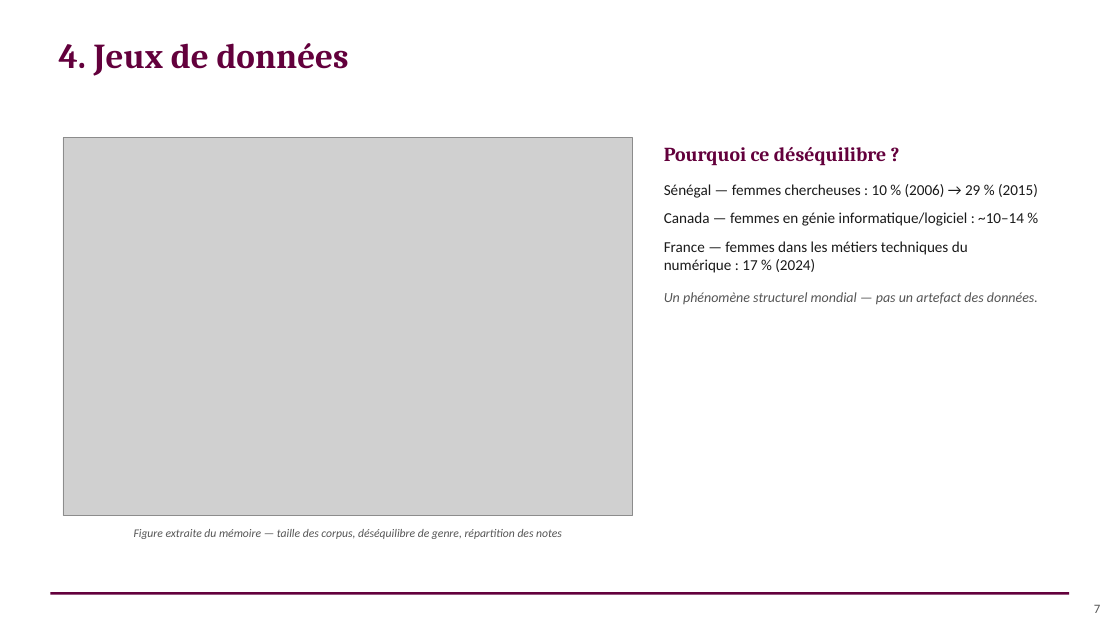
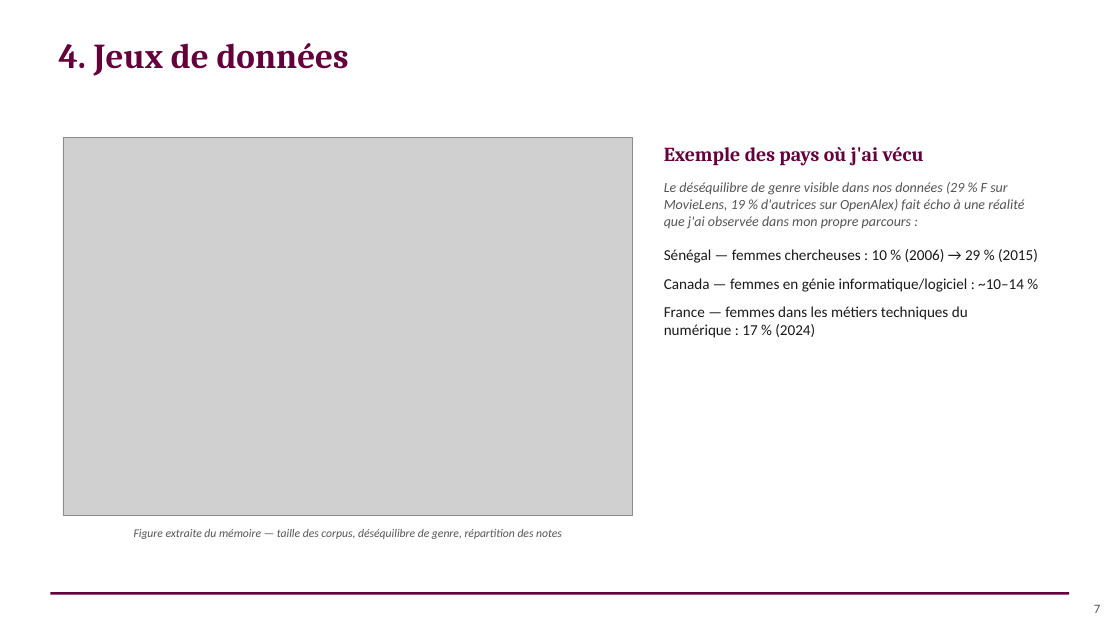
Before and after one commit to sitaacisse-boop/EDI, a slide deck: slide 7 of presentation/AURORA_Soutenance_FR.pptx. Drawn at 1120x630 pixels with LibreOffice and Linux fonts; fonts in the diff are those of the drawing; grey boxes stand for pictures. Boxes give left, top, right and bottom in pixels: in the first picture for what was removed or moved away, otherwise in the second. Text is boxed around its words. In the diff, an @@ line names an element or a change of style, - is before the commit and + after.

```diff
--- a/presentation/AURORA_Soutenance_FR.pptx
+++ b/presentation/AURORA_Soutenance_FR.pptx
@@ text at <box>664,147,1024,229</box>: text changed; size 17 to 12 pt; font Cambria to Calibri; text colour #63003C to #555555; bold off; italic on @@
-Pourquoi ce déséquilibre ?
+Exemple des pays où j'ai vécu
+Le déséquilibre de genre visible dans nos données (29 % F sur MovieLens, 19 % d'autrices sur OpenAlex) fait écho à une réalité que j'ai observée dans mon propre parcours :
@@ text at <box>664,292,1038,305</box>: paragraph removed @@
-Un phénomène structurel mondial — pas un artefact des données.
@@ text at <box>664,306,968,338</box>: less space between paragraphs @@
```
